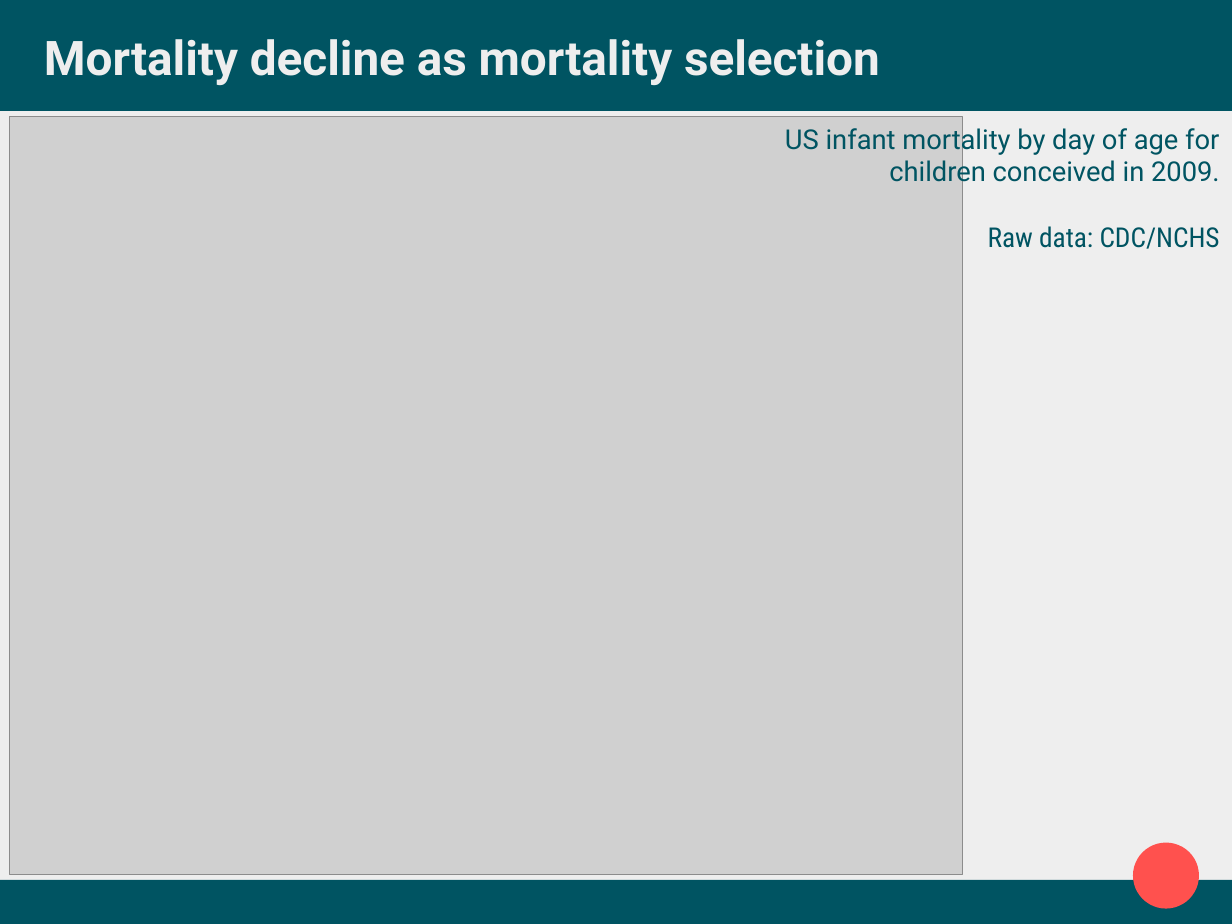
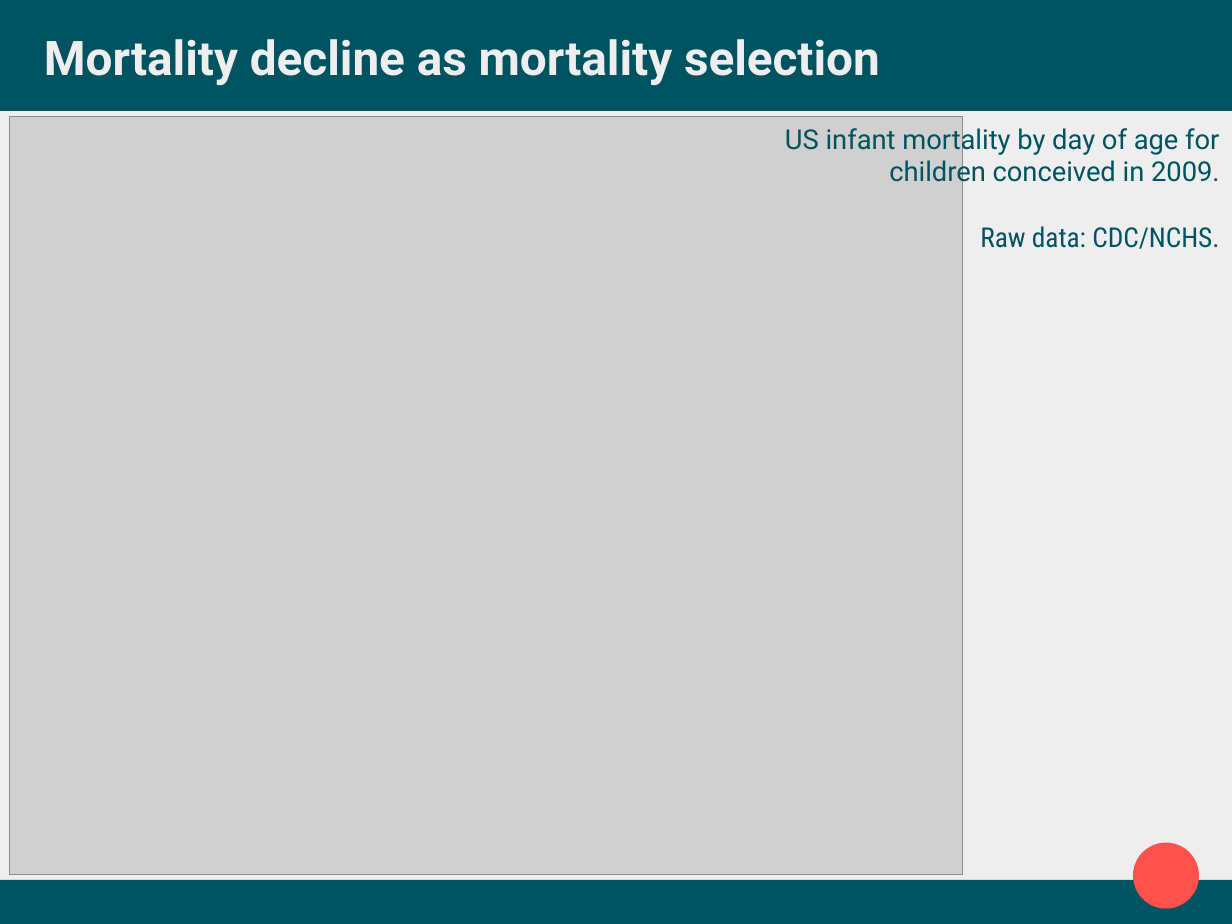
Before and after one commit to jschoeley/imort_select, a slide deck: slide 5 of doc/2017-05-29-presentation_popfest/popfest_jonas.odp. Drawn at 1232x924 pixels with LibreOffice and Linux fonts; fonts in the diff are those of the drawing; grey boxes stand for pictures. Boxes give left, top, right and bottom in pixels: in the first picture for what was removed or moved away, otherwise in the second. Text is boxed around its words. In the diff, an @@ line names an element or a change of style, - is before the commit and + after.

```diff
--- a/doc/2017-05-29-presentation_popfest/popfest_jonas.odp
+++ b/doc/2017-05-29-presentation_popfest/popfest_jonas.odp
@@ text at (x1=980, y1=226, x2=1219, y2=249): text changed @@
-Raw data: CDC/NCHS
+Raw data: CDC/NCHS.
```
Also in this commit, not shown: 9 other slides changed, 1 slide added, 1 slide removed, 28 other files.
